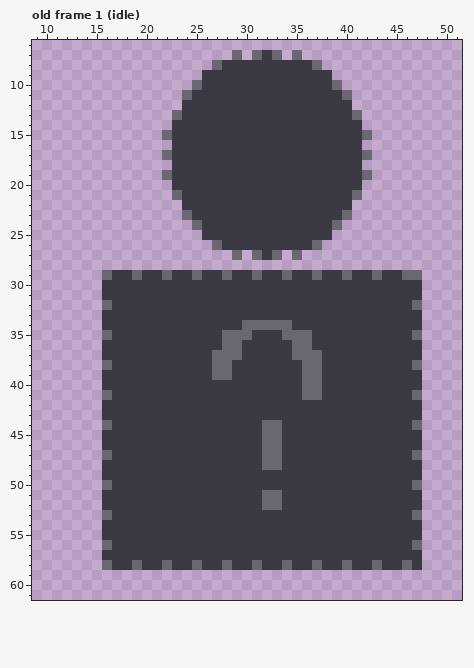
Edited in one commit: pixel-art file (art/enemies/clarence.aseprite). The picture above is the old version.
64x64 pixels, 1 frame. Shown: old frame 1 (idle): x 9..51, y 6..61. The commit also changed other frames, which this record leaves out.
The result:
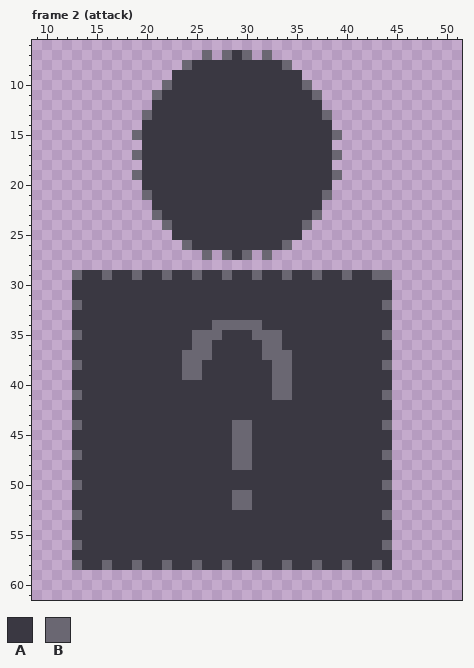
Palette (. is transparent): A #3a3842  B #6a6772
A new or re-ordered frame is compared with the old frame closest to it.
Changes in this commit:
frames 1 -> 6
Changed rows in their new state; - is an unchanged pixel.
Frame 2 (attack) is new; against old frame 1 (idle):
first column x 13:
 7 -------------B-BAB.B.-.------------
 8 -----------BAAA------B...----------
 9 ----------AAA----------...---------
10 ---------BAAA----------B...--------
11 --------BAAA------------B...-------
12 --------AAA--------------...-------
13 -------BAAA--------------B...------
14 -------AAA----------------...------
15 ------BAAA----------------B...-----
16 -------AAA----------------...------
17 ------BAAA----------------B...-----
18 -------AAA----------------...------
19 ------BAAA----------------B...-----
20 -------AAA----------------...------
21 -------BAAA--------------B...------
22 --------AAA--------------...-------
23 --------BAAA------------B...-------
24 ---------BAAA----------B...--------
25 ----------AAA----------...---------
26 -----------BAAA------B...----------
27 -------------B-BAB.B.-.------------
29 BAA----------------------------B...
30 AAA-----------------------------...
31 AAA-----------------------------...
32 BAAA---------------------------B...
33 AAA-----------------------------...
34 AAA-----------BBB--AAA----------...
35 BAAA--------BBBAAABBBAAA-------B...
36 AAA---------BB-AA--BB-AA--------...
37 AAA--------BBBAAA--BBBAAA-------...
38 BAAA-------BB-AA----BB-AA------B...
39 AAA--------BB-AA----BB-AA-------...
40 AAA-----------------BB-AA-------...
41 BAAA----------------BB-AA------B...
42 AAA-----------------------------...
43 AAA-----------------------------...
44 BAAA------------BB-AA----------B...
45 AAA-------------BB-AA-----------...
46 AAA-------------BB-AA-----------...
47 BAAA------------BB-AA----------B...
48 AAA-------------BB-AA-----------...
49 AAA-----------------------------...
50 BAAA---------------------------B...
51 AAA-------------BB-AA-----------...
52 AAA-------------BB-AA-----------...
53 BAAA---------------------------B...
54 AAA-----------------------------...
55 AAA-----------------------------...
56 BAAA---------------------------B...
57 AAA-----------------------------...
58 BAA-----------------------------...
Changed places in both pictures, as pixel boxes (x1, y1, x2, y2):
changed: (132, 50, 422, 570)
changed: (72, 270, 112, 570)
